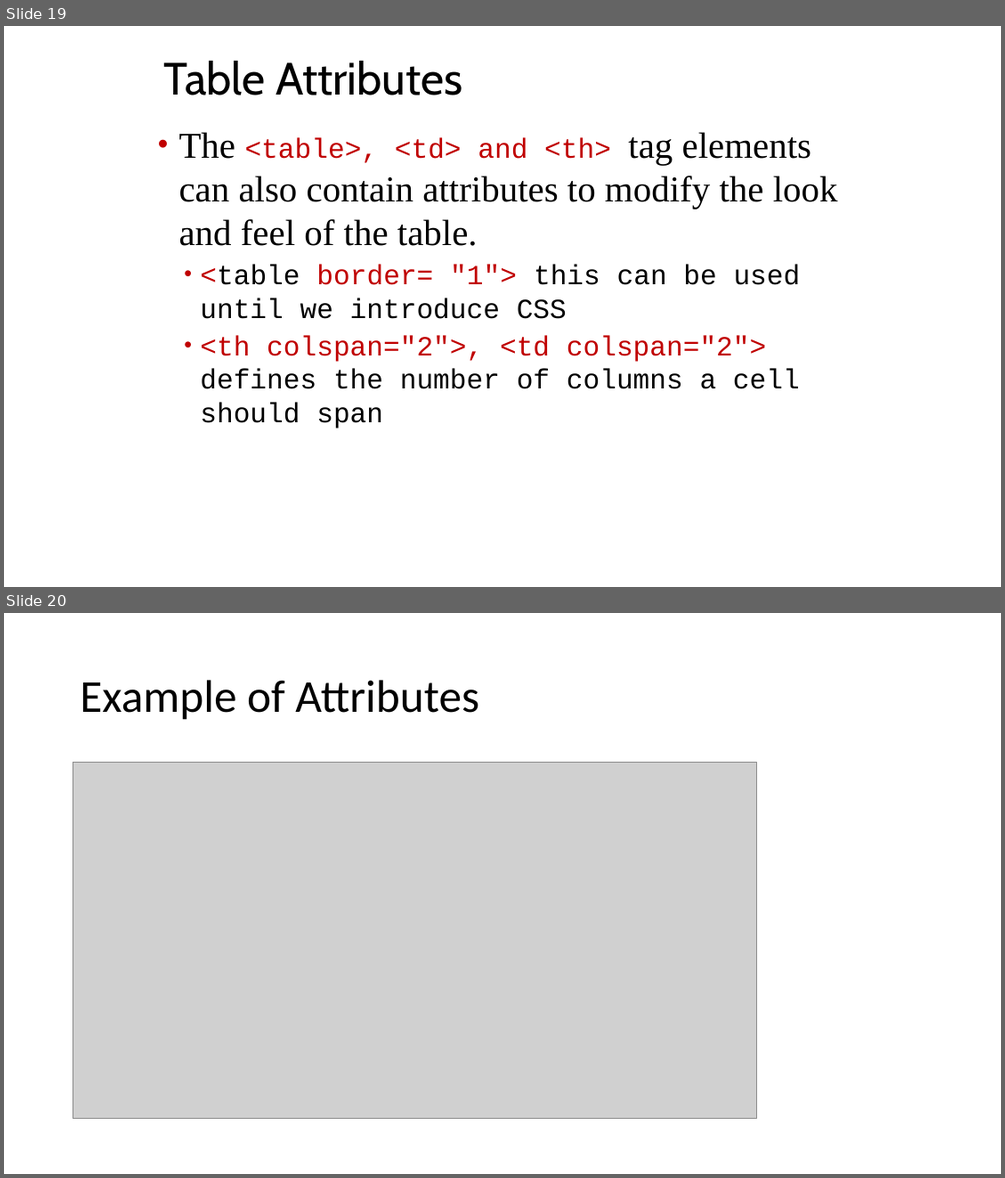
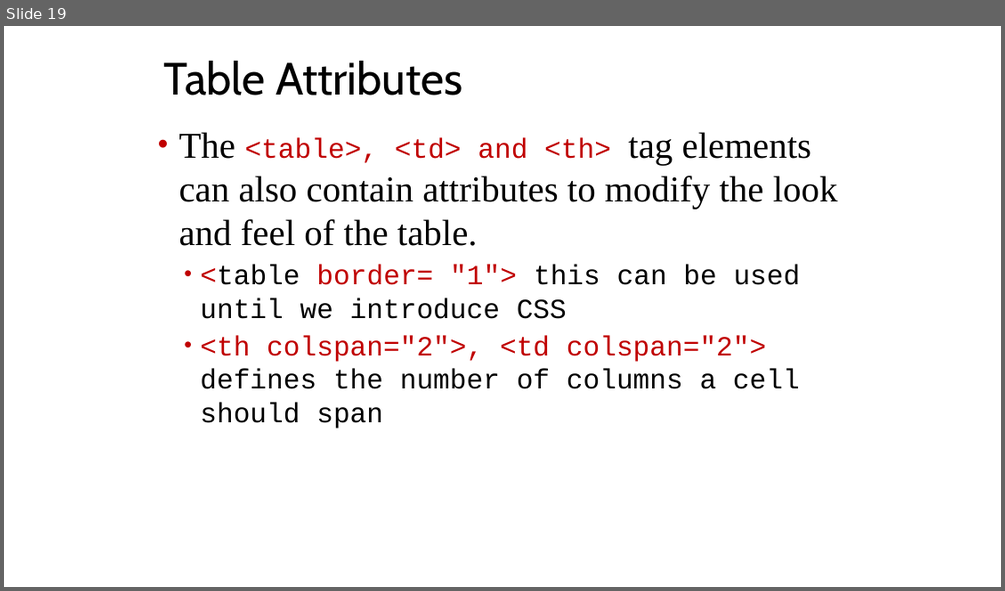
Before and after one commit to joeappleton18/cda400_2017, a slide deck: sessions/week2/slides.pptx. Shown one above the other, each under a label of ours: slides 19 and 20 before the commit, slide 19 after it. The pictures are 1005x1178 and 1005x591 pixels, drawn with LibreOffice and Linux fonts; fonts in the diff are those of the drawing; grey boxes stand for pictures. Boxes give left, top, right and bottom in pixels: in the first picture for what was removed or moved away, otherwise in the second. Text is boxed around its words. In the diff, an @@ line names an element or a change of style, - is before the commit and + after.

```diff
--- a/sessions/week2/slides.pptx
+++ b/sessions/week2/slides.pptx
@@ slide 20 removed at [4,613,1001,1174], background #FFFFFF @@
@@ title removed at [80,680,479,720] @@
-Example of Attributes
@@ picture removed at [73,763,757,1119] @@
```
Also in this commit, not shown: 4 slides changed, 1 other slide removed, 8 other files.
